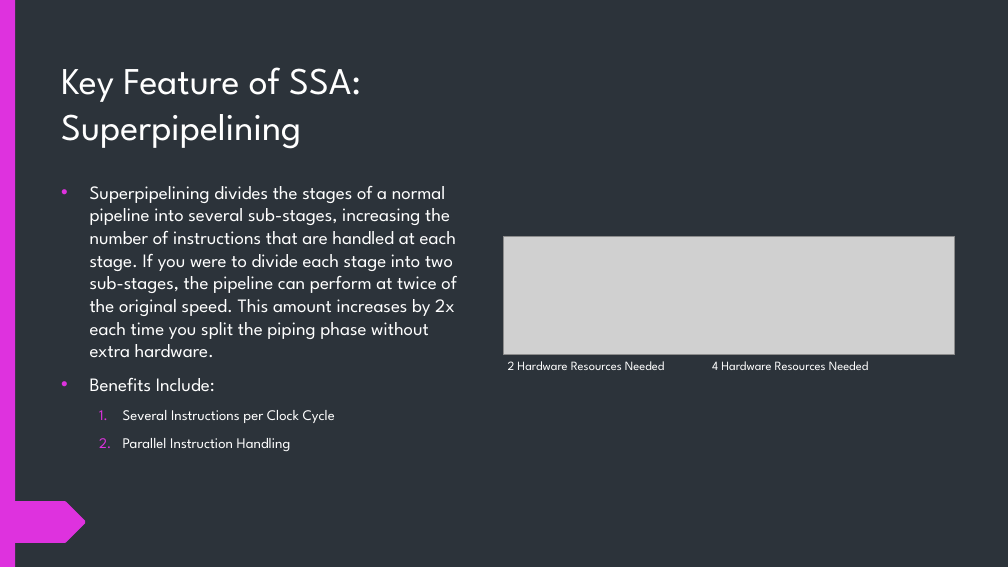
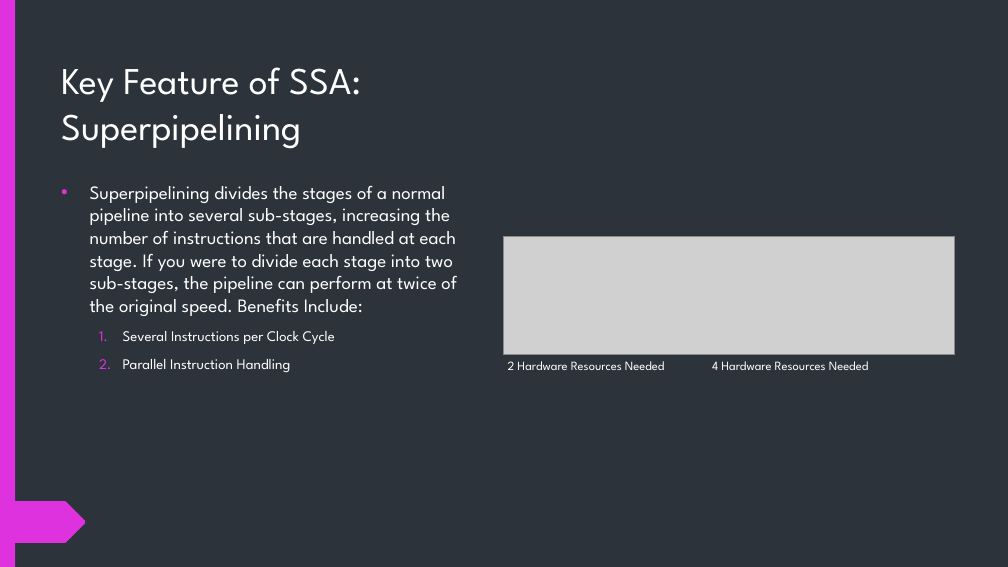
Before and after one commit to BlenderCN-Org/University-Assignments, a slide deck: slide 5 of CS3340 - Computer Architecture/hw5/mgm160130.pptx. Drawn at 1008x567 pixels with LibreOffice and Linux fonts; fonts in the diff are those of the drawing; grey boxes stand for pictures. Boxes give left, top, right and bottom in pixels: in the first picture for what was removed or moved away, otherwise in the second. Text is boxed around its words. In the diff, an @@ line names an element or a change of style, - is before the commit and + after.

Commit message:
-Updated ppt

```diff
--- a/CS3340 - Computer Architecture/hw5/mgm160130.pptx
+++ b/CS3340 - Computer Architecture/hw5/mgm160130.pptx
@@ text at box(90, 186, 456, 316): text changed @@
-• Superpipelining divides the stages of a normal pipeline into several sub-stages, increasing the number of instructions that are handled at each stage. If you were to divide each stage into two sub-stages, the pipeline can perform at twice of the original speed. This amount increases by 2x each time you split the piping phase without extra hardware.
-• Benefits Include:
+• Superpipelining divides the stages of a normal pipeline into several sub-stages, increasing the number of instructions that are handled at each stage. If you were to divide each stage into two sub-stages, the pipeline can perform at twice of the original speed. Benefits Include:
```
Also in this commit, not shown: 2 other slides changed.
